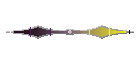
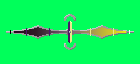
Layers edited between the first and the second w=140, h=64 image:
pixels changed over [0, 0, 140, 64] (layer not identified)
